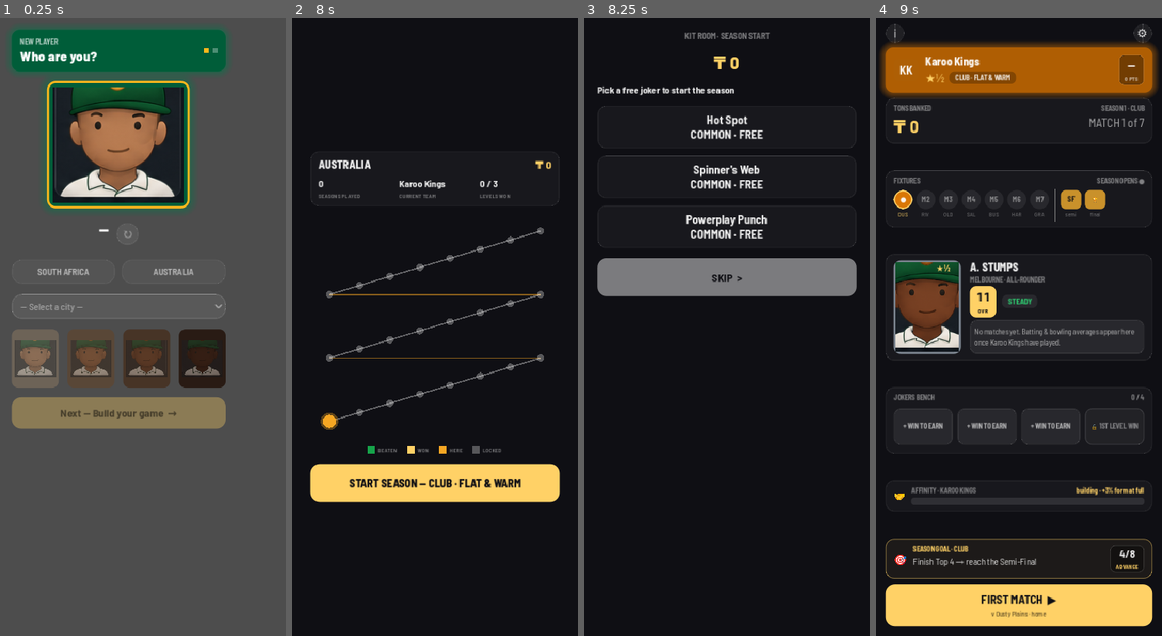
Above: before the commit, frames 1-4 (left to right).
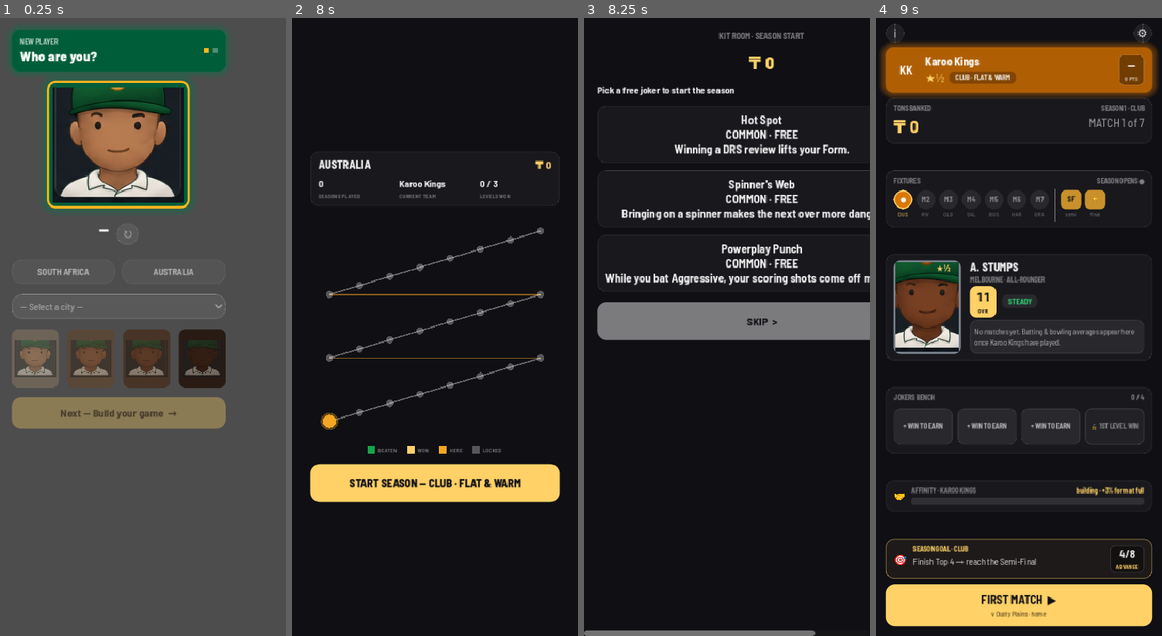
Above: after the commit, the same moments.

Repository: nico101rsa/cricket-v3
Game: Godot game, scene res://scenes/main.tscn
Same seed, same stepped clock (60 frames per second), same inputs: the game is played once before the commit and once after it.
Inputs (mouse positions are in pixels of both pictures, inside the frame that each line leads up to):
- Up to frame 1 (0.25 s): no input
- Up to frame 2 (8 s): click "SOUTH AFRICA" at 0.5 s; click "AUSTRALIA" at 1.25 s; click "— Select a city —" at 2 s; click (326, 357) at 2.77 s; click "Melbourne" at 3.5 s; click (383, 357) at 4.27 s; click (437, 357) at 5.02 s; click "Next — Build your game →" at 5.75 s; click "Begin Career" at 6.5 s; click "ENTER FIRST SEASON ▶" at 7.25 s
- Up to frame 3 (8.25 s): click "START SEASON — CLUB · FLAT & …" at 8 s
- Up to frame 4 (9 s): click "SKIP >" at 8.75 s

Frames 1-2 are identical in both runs. In frame 3, 16% of the frame differs, in the area x 0-100%, y 2-100%; in frame 4, nothing differs.

Commit message:
feat: T7 joker plain-English descriptions in Kit Room + tappable hub bench
JokerCatalog.DESC: 45 one-liners saying what each joker does in cricket words --
no percentages, no numbers (unit-enforced), honest to the effect rows. Kit Room
shows the line under every joker (starter picks, shelf, your-jokers, carry-over).
Hub bench tiles become Buttons: tap toggles the description in a JokDesc line
under the bench. Proof renders kit-room-*-v1.png + hub-joker-desc-v1.png
(harness tools/preview_joker_desc.gd). 850 tests / 10547 asserts green.

Co-Authored-By: Claude Fable 5 <noreply@anthropic.com>

Diff:
--- a/scenes/kit_room/kit_room.gd
+++ b/scenes/kit_room/kit_room.gd
@@ -75,7 +75,7 @@
 	_col.add_child(box)
 	for id in (_visit["offer"] as Array):
 		var jid: String = id
-		var b := _row_btn("%s\nCOMMON · FREE" % _jname(jid))
+		var b := _row_btn("%s\nCOMMON · FREE\n%s" % [_jname(jid), JokerCatalog.describe(jid)])
 		b.pressed.connect(func():
 			if _play.apply_shop_action({"kind": "pick", "id": jid}):
 				done.emit())
@@ -101,8 +101,9 @@
 		var price: int = offer["prices"][jid]
 		var row := HBoxContainer.new()
 		row.add_theme_constant_override("separation", 8)
-		var name_l := _lbl("%s\n%s · ₸ %d" % [_jname(jid), rarity.to_upper(), price],
-			13, Palette.WHITE)
+		var name_l := _lbl("%s\n%s · ₸ %d\n%s" % [_jname(jid), rarity.to_upper(), price,
+			JokerCatalog.describe(jid)], 13, Palette.WHITE)
+		name_l.autowrap_mode = TextServer.AUTOWRAP_WORD_SMART
 		name_l.size_flags_horizontal = Control.SIZE_EXPAND_FILL
 		row.add_child(name_l)
 		var buy := _small_btn("BUY")
@@ -129,7 +130,8 @@
 			var oid: String = oid_v
 			var orow := HBoxContainer.new()
 			orow.add_theme_constant_override("separation", 8)
-			var ol := _lbl(_jname(oid), 13, Palette.WHITE)
+			var ol := _lbl("%s\n%s" % [_jname(oid), JokerCatalog.describe(oid)], 13, Palette.WHITE)
+			ol.autowrap_mode = TextServer.AUTOWRAP_WORD_SMART
 			ol.size_flags_horizontal = Control.SIZE_EXPAND_FILL
 			orow.add_child(ol)
 			var sell := _small_btn("SELL ₸%d" % _play.sell_refund_of(oid))
@@ -172,7 +174,7 @@
 	_col.add_child(box)
 	for id_v in _play.shop_owned():
 		var jid: String = id_v
-		var b := _row_btn(_jname(jid))
+		var b := _row_btn("%s\n%s" % [_jname(jid), JokerCatalog.describe(jid)])
 		b.pressed.connect(func(): carryover_elected.emit(jid))
 		box.add_child(b)
 	var none := _cta("CARRY NOTHING  >", Palette.WHITE_DIM)
--- a/scenes/season_hub/season_hub.gd
+++ b/scenes/season_hub/season_hub.gd
@@ -410,7 +410,29 @@
 	for c in box.get_children():
 		c.queue_free()
 	_root.get_node("JokersPanel/JokersWrap/JokHead/JokCount").text = "%d / 4" % _view.jokers.size()
+	var desc := _joker_desc_label()
+	desc.visible = false
 	for i in range(4):
+		if i < _view.jokers.size():
+			# Filled slots are tappable (T7): tap toggles the plain-English
+			# description of what the joker does in the line under the bench.
+			var j: Dictionary = _view.jokers[i]
+			var tile := Button.new()
+			tile.custom_minimum_size = Vector2(0, 50)
+			tile.size_flags_horizontal = Control.SIZE_EXPAND_FILL
+			tile.text = j["name"]
+			tile.autowrap_mode = TextServer.AUTOWRAP_WORD_SMART
+			tile.alignment = HORIZONTAL_ALIGNMENT_CENTER
+			tile.add_theme_font_size_override("font_size", 9)
+			Fonts.weigh(tile, Fonts.W_BOLD)
+			for state in ["normal", "hover", "pressed", "focus"]:
+				tile.add_theme_stylebox_override(state, UIStyle.chip(j["rarity"]))
+			tile.add_theme_color_override("font_color", RARITY.get(j["rarity"], Palette.WHITE))
+			var jid: String = j.get("id", "")
+			var jname: String = j["name"]
+			tile.pressed.connect(func(): _toggle_joker_desc(jname, jid))
+			box.add_child(tile)
+			continue
 		var slot := Label.new()
 		slot.custom_minimum_size = Vector2(0, 50)
 		slot.size_flags_horizontal = Control.SIZE_EXPAND_FILL
@@ -419,12 +441,7 @@
 		slot.autowrap_mode = TextServer.AUTOWRAP_WORD_SMART
 		slot.add_theme_font_size_override("font_size", 9)
 		Fonts.weigh(slot, Fonts.W_BOLD)
-		if i < _view.jokers.size():
-			var j: Dictionary = _view.jokers[i]
-			slot.text = j["name"]
-			slot.add_theme_stylebox_override("normal", UIStyle.chip(j["rarity"]))
-			slot.add_theme_color_override("font_color", RARITY.get(j["rarity"], Palette.WHITE))
-		elif i == 3:
+		if i == 3:
 			slot.text = "🔒 1ST LEVEL WIN"
 			slot.add_theme_stylebox_override("normal", UIStyle.joker_slot(true))
 			slot.add_theme_color_override("font_color", Palette.WHITE_DIM)
@@ -433,6 +450,30 @@
 			slot.add_theme_stylebox_override("normal", UIStyle.joker_slot(false))
 			slot.add_theme_color_override("font_color", Palette.WHITE_MID)
 		box.add_child(slot)
+
+# The one description line under the bench (created once, re-used across renders).
+func _joker_desc_label() -> Label:
+	var wrap: Control = _root.get_node("JokersPanel/JokersWrap")
+	var existing := wrap.get_node_or_null("JokDesc")
+	if existing != null:
+		return existing
+	var l := Label.new()
+	l.name = "JokDesc"
+	l.autowrap_mode = TextServer.AUTOWRAP_WORD_SMART
+	l.add_theme_font_size_override("font_size", 10)
+	l.add_theme_color_override("font_color", Palette.WHITE_DIM)
+	Fonts.weigh(l, Fonts.W_MEDIUM)
+	wrap.add_child(l)
+	return l
+
+func _toggle_joker_desc(jname: String, jid: String) -> void:
+	var desc := _joker_desc_label()
+	var text := "%s — %s" % [jname.to_upper(), JokerCatalog.describe(jid)]
+	if desc.visible and desc.text == text:
+		desc.visible = false
+		return
+	desc.text = text
+	desc.visible = true
 
 func _render_affinity(cset: Dictionary) -> void:
 	_root.get_node("AffinityPanel/AffinityRow/AffinityCol/AffinityTop/AffinityLabel").text = \
--- a/scripts/data/joker_catalog.gd
+++ b/scripts/data/joker_catalog.gd
@@ -323,6 +323,68 @@
 }
 
 
+# T7 (playtest): plain-English one-liners -- what each joker DOES, in cricket
+# words. No percentages, no numbers (Nico's ruling); magnitudes live in the
+# effect rows and docs/joker-pool-v1.md. Keep these honest to the real effects.
+const DESC := {
+	# Anchor -- survive, accumulate, deny the wicket
+	"dead_bat": "While you bat Defensive, you are harder to get out.",
+	"the_sheet_anchor": "Switching to Balanced batting lifts your Form.",
+	"block_the_shine": "Early in your innings, while the ball is new, you are harder to get out.",
+	"rotate_the_strike": "While you bat Balanced, the runs come a little easier.",
+	"building_phase": "Every full over you survive batting Defensive lifts your Form.",
+	"carry_your_bat": "While you bat Defensive, you are much harder to get out and still score.",
+	"match_winners_vigil": "When your Form rises while batting, you drop anchor: Defensive, and very hard to dismiss for a long spell.",
+	# Tempo -- score faster
+	"powerplay_punch": "While you bat Aggressive, your scoring shots come off more often.",
+	"field_restrictions": "Batting against a catching field, the runs come easier.",
+	"ride_the_wave": "When your Form rises while batting, the next few balls score big.",
+	"captains_statement": "Switching to Aggressive batting lifts your Form.",
+	"slog_over_specialist": "In the death overs while Aggressive, your hitting goes up a gear.",
+	"boundary_hunter": "When your Form rises while batting, you snap Aggressive and score quicker.",
+	"hot_streak": "Two Form gains in one over spark a hot spell: big scoring and hard to dismiss.",
+	"the_chase_master": "Chasing while Aggressive, you score much harder without throwing your wicket away.",
+	# Strangler -- deny runs
+	"tight_lines": "Bowling to a defensive field, your side leaks fewer runs.",
+	"squeeze_the_middle": "Through the middle overs, your side concedes fewer runs.",
+	"defensive_captain": "Going Defensive while bowling also pulls the field back for you.",
+	"pressure_cooker": "Against batters who block, your side finds more wickets.",
+	"dot_ball_pressure": "Bowling to a defensive field: more wickets and fewer runs conceded.",
+	"death_over_stranglehold": "In the death overs, your side is harder to score off.",
+	"choke_hold": "Defensive plans and a defensive field together strangle the scoring and bring wickets.",
+	# Wicket Hunter -- take wickets
+	"cordon_killer": "With a catching field set, the wickets come more often.",
+	"pace_pack": "Bringing on a pace bowler makes the next over more dangerous.",
+	"spinners_web": "Bringing on a spinner makes the next over more dangerous.",
+	"attack_the_stumps": "Bowling under Aggressive captaincy brings more wickets.",
+	"first_change_specialist": "Every bowling change attacks: extra wicket threat and a catching field snaps in.",
+	"the_trap": "A catching field with spin on turns the screw for wickets.",
+	"wicket_maiden": "When your Form rises while bowling, the next over hunts a wicket and gives nothing away.",
+	"the_strike_bowler": "A bowling change into a catching field starts a fierce wicket-hunting spell and lifts your Form.",
+	# Boost Stack -- amplify the Manager Boost
+	"power_up": "Your Boost lasts longer.",
+	"boost_battery": "Your Boost hits harder: runs when batting, wickets when bowling.",
+	"boost_adrenaline": "Pressing Boost lifts your Form.",
+	"pedal_to_the_metal": "Pressing Boost snaps your batting to Aggressive.",
+	"power_surge": "Your Boost is stronger and lasts longer.",
+	"compounding_pressure": "Boost while Aggressive becomes a surge: heavy scoring without the extra risk.",
+	"the_comeback_press": "Every Boost lifts your Form, and your third Boost of the match is a monster.",
+	# Reviewer -- DRS
+	"cool_head": "Your DRS reviews succeed a little more often.",
+	"captains_eye": "DRS reviews taken while Defensive succeed far more often.",
+	"spare_review": "One extra DRS review each innings.",
+	"hot_spot": "Winning a DRS review lifts your Form.",
+	"snicko": "Your DRS reviews succeed more often.",
+	"the_captains_call": "One extra DRS review each innings.",
+	"bowlers_backing": "Winning a review while bowling fires the attack up for the next over.",
+	"the_review_master": "Reviews succeed more often, you carry an extra one, and winning them lifts your Form.",
+}
+
+
+static func describe(id: String) -> String:
+	return DESC.get(id, "")
+
+
 static func price(id: String) -> int:
 	return PRICES[id]
 
--- a/tests/unit/test_joker_catalog.gd
+++ b/tests/unit/test_joker_catalog.gd
@@ -288,3 +288,15 @@
 	assert_gt(fx.size(), 1, "chase master is multi-row")
 	for e in fx:
 		assert_true(e.id == "dead_bat" or e.id == "the_chase_master")
+
+# T7 (playtest): every joker carries a plain-English one-liner -- what it does in
+# cricket words, no percentages, no numbers (Nico: "does not need to give %").
+func test_every_joker_has_a_plain_english_description() -> void:
+	var digits := RegEx.create_from_string("[0-9%]")
+	for g in JokerCatalog.implemented_groups():
+		var d: String = JokerCatalog.describe(g["id"])
+		assert_true(d.length() > 10, "%s has a real description" % g["id"])
+		assert_null(digits.search(d), "%s description is number-free: '%s'" % [g["id"], d])
+
+func test_describe_unknown_id_is_empty() -> void:
+	assert_eq(JokerCatalog.describe("not_a_joker"), "")
--- a/tests/unit/test_kit_room_scene.gd
+++ b/tests/unit/test_kit_room_scene.gd
@@ -102,3 +102,31 @@
 	var txt := _all_label_text(screen)
 	for ch in "🏏🃏🛒▶":
 		assert_false(txt.contains(ch), "no emoji (Barlow tofu)")
+
+# T7 (playtest): the Kit Room says what each joker DOES, in plain English.
+func test_starter_tiles_show_descriptions() -> void:
+	var sp := _play()
+	var screen = KitRoomScene.instantiate()
+	add_child_autofree(screen)
+	var visit: Dictionary = sp.pending_shop_visit()
+	screen.set_visit(sp, visit)
+	await get_tree().process_frame
+	var all_text := _all_label_text(screen)
+	for id in (visit["offer"] as Array):
+		assert_true(all_text.contains(JokerCatalog.describe(id)),
+			"starter tile for %s shows its description" % id)
+
+func test_shelf_rows_show_descriptions() -> void:
+	var sp := _visit_play()
+	var screen = KitRoomScene.instantiate()
+	add_child_autofree(screen)
+	var visit: Dictionary = sp.pending_shop_visit()
+	screen.set_visit(sp, visit)
+	await get_tree().process_frame
+	var all_text := _all_label_text(screen)
+	var offer: Dictionary = visit["offer"]
+	for rarity in ["common", "rare", "legendary"]:
+		var id: String = offer.get(rarity, "")
+		if id != "":
+			assert_true(all_text.contains(JokerCatalog.describe(id)),
+				"shelf row for %s shows its description" % id)
--- a/tests/unit/test_season_hub_scene.gd
+++ b/tests/unit/test_season_hub_scene.gd
@@ -282,3 +282,24 @@
 	assert_eq(hub._form_chip(0), "STEADY")  # fresh player: STEADY, not TIRED
 	assert_eq(hub._form_chip(-1), "TIRED")
 	assert_eq(hub._form_chip(-2), "COLD")
+
+# T7 (playtest): tapping a joker tile on the hub bench reveals its plain-English
+# description in the line under the bench; tapping again hides it.
+func test_joker_tile_tap_reveals_description() -> void:
+	var hub = SeasonHubScene.instantiate()
+	add_child_autofree(hub)
+	var v := _view()
+	v.jokers = [{"id": "dead_bat", "name": "Dead Bat", "rarity": "Common"}]
+	hub.set_view(v)
+	await get_tree().process_frame
+	var box: HBoxContainer = hub.get_node("Margin/Root/JokersPanel/JokersWrap/JokersBox")
+	var tile := box.get_child(0) as Button
+	assert_not_null(tile, "filled joker slot is tappable")
+	var desc: Label = hub.find_child("JokDesc", true, false)
+	assert_not_null(desc, "bench has a description line")
+	assert_false(desc.visible, "hidden until a tile is tapped")
+	tile.pressed.emit()
+	assert_true(desc.visible)
+	assert_true(desc.text.contains(JokerCatalog.describe("dead_bat")))
+	tile.pressed.emit()
+	assert_false(desc.visible, "second tap hides it")
--- /dev/null
+++ b/tools/preview_joker_desc.gd
@@ -0,0 +1,51 @@
+extends SceneTree
+
+# Dev preview for T7: the hub joker bench with a tile TAPPED, showing the
+# plain-English description line under the bench. Run WITH rendering:
+#   /Applications/Godot.app/Contents/MacOS/Godot --path . -s tools/preview_joker_desc.gd
+# Output: docs/mockups/hub-joker-desc-v1.png
+
+var _hub
+var _frames := 0
+var _injected := false
+
+func _initialize() -> void:
+	root.size = Vector2i(390, 844)
+	_hub = load("res://scenes/season_hub/season_hub.tscn").instantiate()
+	root.add_child(_hub)
+
+func _process(_delta: float) -> bool:
+	_frames += 1
+	if _frames == 2 and not _injected:
+		var p := Player.new()
+		var n := NamePair.new()
+		n.first_name = "Bongani"; n.surname = "Kgosi"
+		p.name = n
+		p.city = "Durban"
+		p.country = Country.Code.SA
+		p.tons_balance = 180
+		var a := Attributes.new()
+		a.power = 42.0; a.composure = 33.0; a.attack = 18.0; a.control = 12.0
+		p.attributes = a
+		var career := CareerResolver.start_career(0)
+		var sr := SeasonResult.new()
+		var lr := LeagueResult.new()
+		lr.standings = []; lr.player_matches = []
+		sr.league = lr
+		var v := SeasonViewBuilder.build(p, career, sr, 0)
+		v.jokers = [
+			{"id": "powerplay_punch", "name": "Powerplay Punch", "rarity": "Common"},
+			{"id": "carry_your_bat", "name": "Carry Your Bat", "rarity": "Rare"},
+		]
+		_hub.set_view(v)
+		_injected = true
+	if _frames == 4:
+		# Tap the first joker tile -> the description line appears.
+		var box: HBoxContainer = _hub.get_node("Margin/Root/JokersPanel/JokersWrap/JokersBox")
+		(box.get_child(0) as Button).pressed.emit()
+	if _frames >= 8:
+		var img := root.get_viewport().get_texture().get_image()
+		img.save_png("res://docs/mockups/hub-joker-desc-v1.png")
+		print("PREVIEW_SAVED")
+		return true
+	return false
Binary file added: docs/mockups/hub-joker-desc-v1.png
Binary file changed: docs/mockups/kit-room-carryover-v1.png
Binary file changed: docs/mockups/kit-room-starter-v1.png
Binary file changed: docs/mockups/kit-room-visit-v1.png
Not shown, added: tools/preview_joker_desc.gd.uid
Not shown, changed: docs/PLAYTEST-NOTES.md
